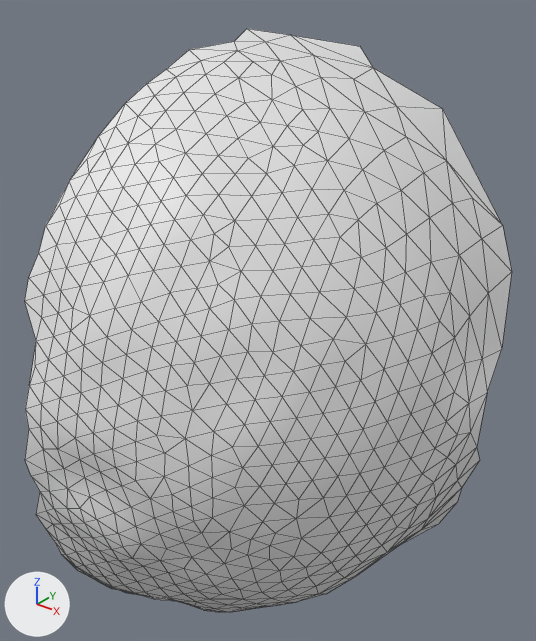
Two versions of the OBJ model res/final/onecam_fullvolume/07/cleanedup/FullVolium.000359.obj, one commit apart.
The view is the same before and after, from a camera (50 mm lens) standing at (-554.9, 208.3, 445.5) and looking at (-652.3, 330.1, 370.0). Every picture has the same lights, and +X, +Y and +Z are marked at lower left. Mesh edges are drawn as thin lines. Where no turn or scale is listed for an object, it has been applied to the vertices.

Script lines for the objects in view, before the commit:
```python
me_fullvolium_000359 = bpy.data.meshes.new('FullVolium.000359')
me_fullvolium_000359.from_pydata(...)  # 507 vertices, 969 faces; spans x -681.6..-606.4, y 274.7..381.7, z 282.3..430.2
# before: 448 (-652.7, 371.4, 422.0) at pixel (373, 67), 502 (-671.5, 362.8, 429.0) at pixel (290, 34), 506 (-663.2, 381.7, 425.4) at pixel (360, 46)
ob_fullvolium_000359 = bpy.data.objects.new('FullVolium.000359', me_fullvolium_000359)
ob_fullvolium_000359.location = (0.0, 0.0, 0.0)
```
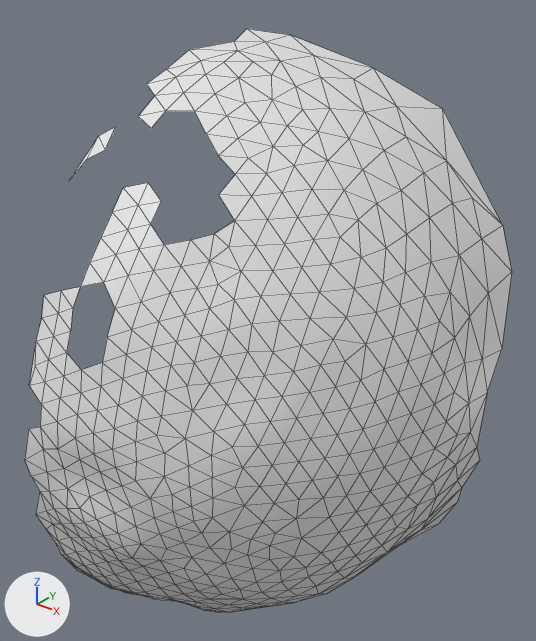
Patch to the scene script:
```diff
--- a/res/final/onecam_fullvolume/07/cleanedup/FullVolium.000359.obj.py
+++ b/res/final/onecam_fullvolume/07/cleanedup/FullVolium.000359.obj.py
@@ me_fullvolium_000359 @@
 # used by ob_fullvolium_000359; location = (0.0, 0.0, 0.0)
 # verts and faces of me_fullvolium_000359; kept vertices keep their numbers, new ones are numbered from 507
-me_fullvolium_000359.from_pydata(...)  # 507 vertices, 969 faces; spans x -681.6..-606.4, y 274.7..381.7, z 282.3..430.2
+me_fullvolium_000359.from_pydata(...)  # 476 vertices, 876 faces; spans x -681.6..-606.4, y 274.7..380.4, z 282.3..430.2
+# me_fullvolium_000359 part 1
+# 30 vertices are removed from x -676.1..-647.3, y 276.2..312.8, z 365.0..418.9
+# 92 faces are deleted
+# me_fullvolium_000359 part 2
+delete_vertices([506])  # with the faces that use them
```

Changed parts and their boxes [x1, y1, x2, y2] in the pictures (536 x 641 px):
part 1 of me_fullvolium_000359, deleted
    before: [25, 84, 235, 429]
part 2 of me_fullvolium_000359, deleted
    before: [291, 35, 373, 67]
